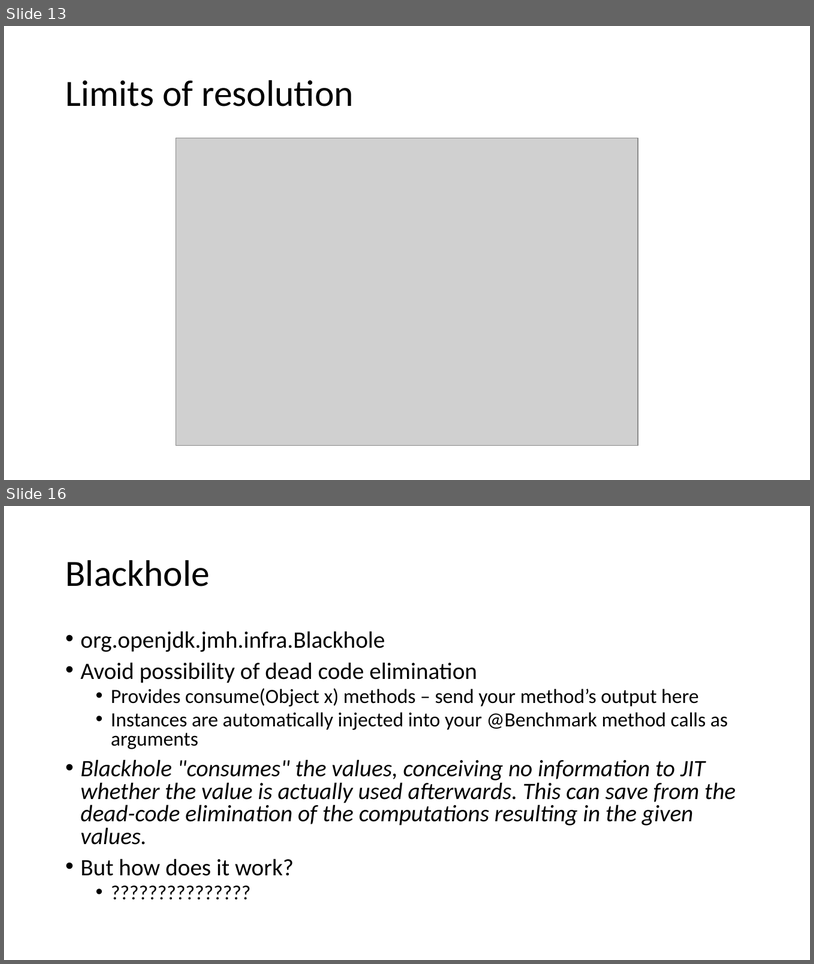
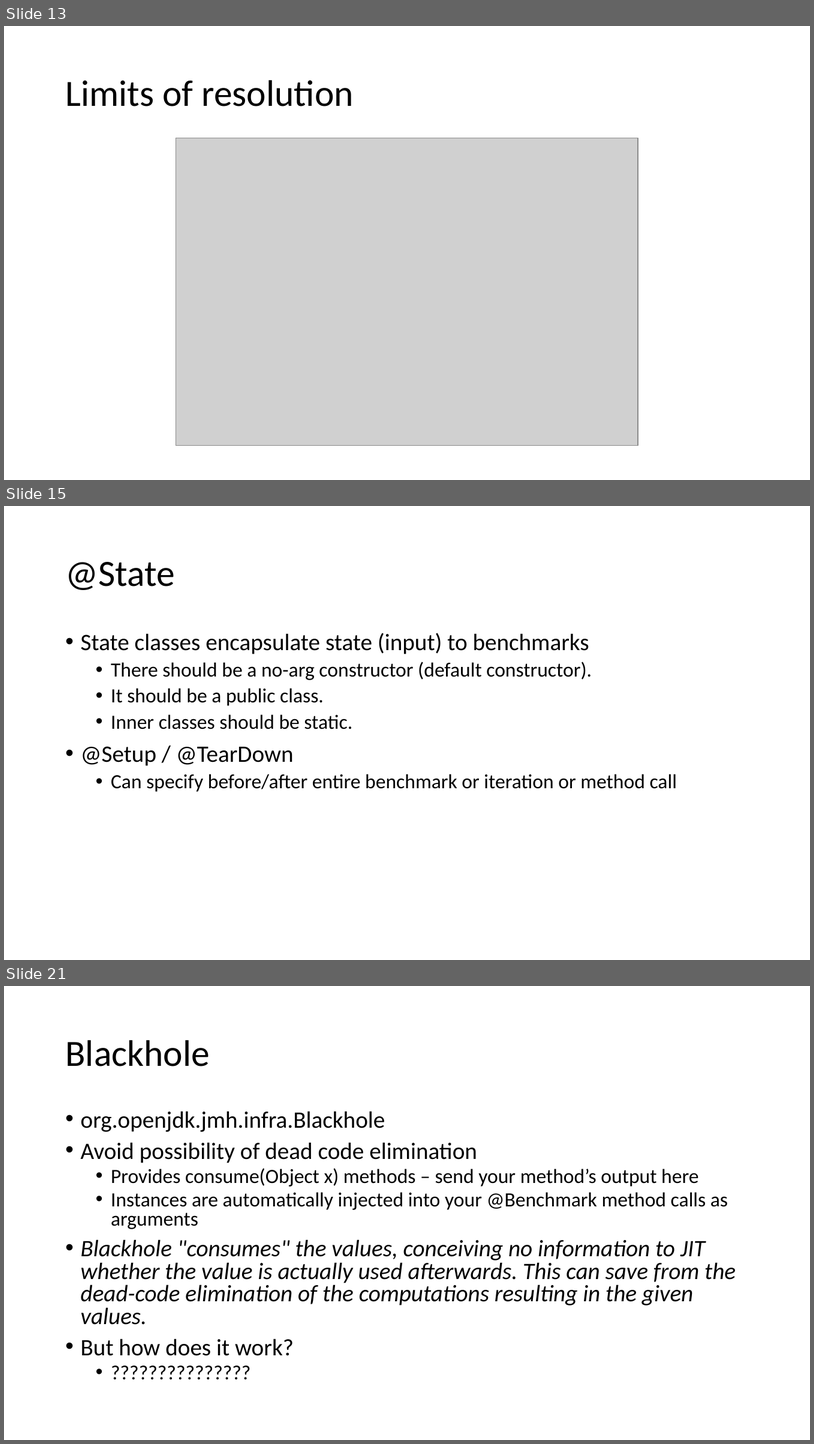
Before and after one commit to tresat/JMH-Presentation, a slide deck: doc/slides.pptx. Shown one above the other, each under a label of ours: slides 13 and 16 before the commit, slides 13, 15 and 21 after it; the slides between them are not shown. The pictures are 814x964 and 814x1444 pixels, drawn with LibreOffice and Linux fonts; fonts in the diff are those of the drawing; grey boxes stand for pictures. Boxes give left, top, right and bottom in pixels: in the first picture for what was removed or moved away, otherwise in the second. Text is boxed around its words. In the diff, an @@ line names an element or a change of style, - is before the commit and + after.

```diff
--- a/doc/slides.pptx
+++ b/doc/slides.pptx
@@ slide 15 added at (4,506,810,960), background #FFFFFF @@
@@ title added at (65,562,175,590), 44 pt, text #000000 @@
+@State
@@ text added at (81,633,677,792), 24 pt, text #000000 @@
+• State classes encapsulate state (input) to benchmarks
+  • There should be a no-arg constructor (default constructor).
+  • It should be a public class.
+  • Inner classes should be static.
+• @Setup / @TearDown
+  • Can specify before/after entire benchmark or iteration or method call
@@ what was slide 16 is now slide 21 @@
```
Also in this commit, not shown: 1 slide changed, 10 other slides added, 1 slide removed, 15 other files.
